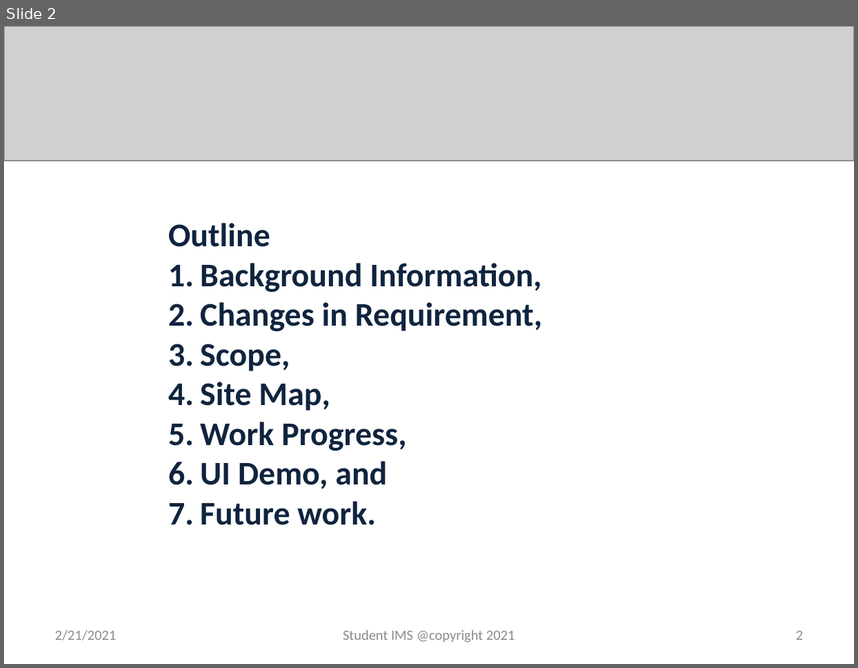
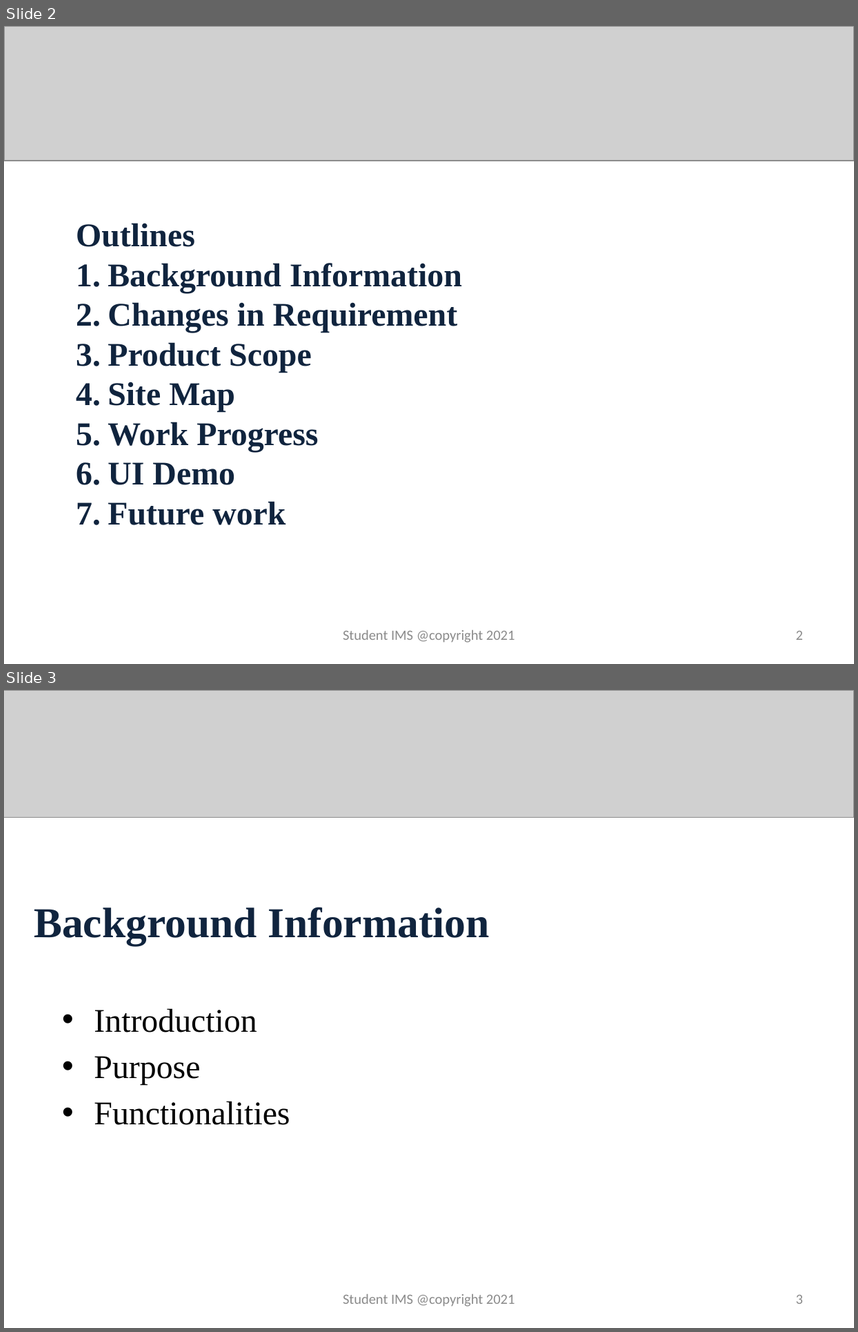
Before and after one commit to github-rinzin/documentation, a slide deck: fifth_review.pptx. Shown one above the other, each under a label of ours: slide 2 before the commit, slides 2 and 3 after it. The pictures are 858x668 and 858x1332 pixels, drawn with LibreOffice and Linux fonts; fonts in the diff are those of the drawing; grey boxes stand for pictures. Boxes give left, top, right and bottom in pixels: in the first picture for what was removed or moved away, otherwise in the second. Text is boxed around its words. In the diff, an @@ line names an element or a change of style, - is before the commit and + after.

```diff
--- a/fifth_review.pptx
+++ b/fifth_review.pptx
@@ slide 3 added at [4, 690, 854, 1328], background #FFFFFF @@
@@ picture added at [4, 690, 854, 818] @@
@@ title added at [34, 907, 490, 945], 36 pt, text #0F243E, bold @@
+Background Information
@@ text added at [94, 1008, 290, 1125], 28 pt, text #000000 @@
+• Introduction
+• Purpose
+• Functionalities
@@ text added at [343, 1294, 515, 1306], 12 pt, text #8C8C8C @@
+Student IMS @copyright 2021
@@ page number added at [796, 1294, 803, 1303], 12 pt, text #8C8C8C @@
+3
@@ slide 2 changed as well @@
@@ text at [76, 223, 462, 525]: text changed; font Calibri to Times New Roman @@
-Outline
-1. Background Information,
-2. Changes in Requirement,
-3. Scope,
-4. Site Map,
-5. Work Progress,
-6. UI Demo, and
-7. Future work.
+Outlines
+1. Background Information
+2. Changes in Requirement
+3. Product Scope
+4. Site Map
+5. Work Progress
+6. UI Demo
+7. Future work
@@ text removed at [55, 630, 116, 640] @@
-2/21/2021
```
Also in this commit, not shown: 1 other slide changed, 7 other slides added.
